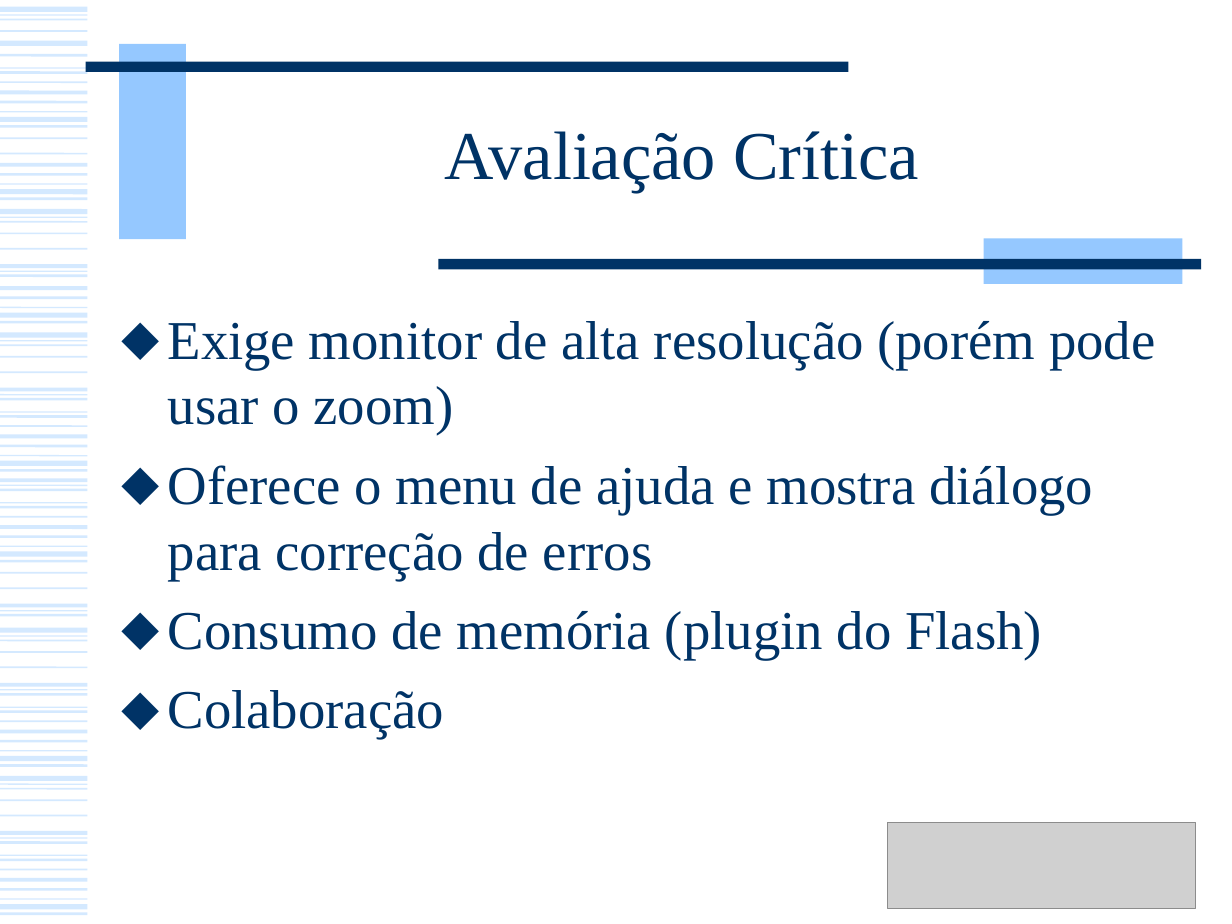
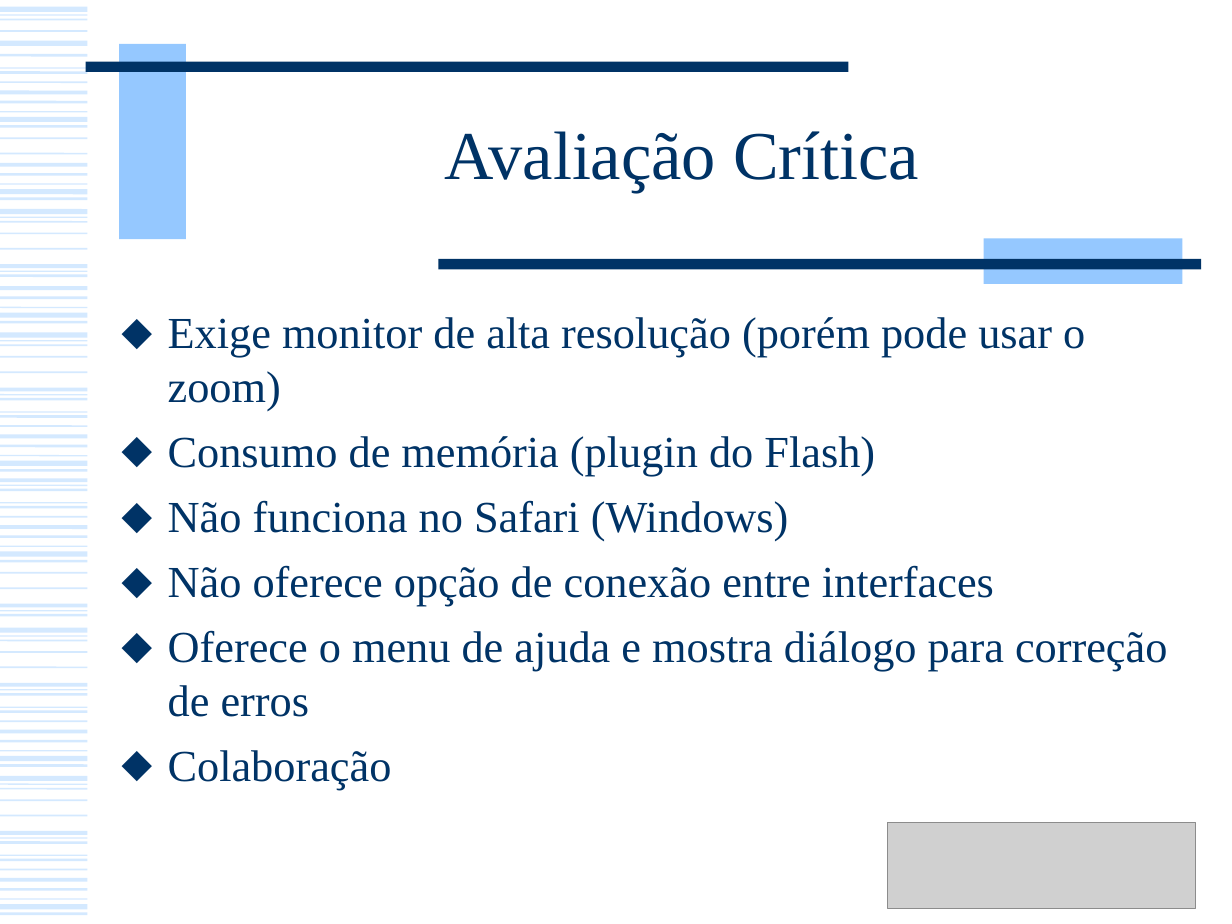
Before and after one commit to andrecurvello/tests-zingarelli, a slide deck: slide 7 of 2-Disciplinas/HCI/Monografia-Ferramenta-Prototipacao/Apresentacao-Cacoo.ppt. Drawn at 1232x924 pixels with LibreOffice and Linux fonts; fonts in the diff are those of the drawing; grey boxes stand for pictures. Boxes give left, top, right and bottom in pixels: in the first picture for what was removed or moved away, otherwise in the second. Text is boxed around its words. In the diff, an @@ line names an element or a change of style, - is before the commit and + after.

```diff
--- a/2-Disciplinas/HCI/Monografia-Ferramenta-Prototipacao/Apresentacao-Cacoo.ppt
+++ b/2-Disciplinas/HCI/Monografia-Ferramenta-Prototipacao/Apresentacao-Cacoo.ppt
@@ text at (x1=168, y1=317, x2=1167, y2=790): size 32 to 25.9 pt in "Exige monitor de alta resolução (porém pode ...", "Oferece o menu de ajuda e mostra ...", "Colaboração"; less space between paragraphs @@
@@ text at (x1=168, y1=436, x2=994, y2=606): paragraphs added @@
+⬥ Consumo de memória (plugin do Flash)
+⬥ Não funciona no Safari (Windows)
+⬥ Não oferece opção de conexão entre interfaces
@@ text at (x1=168, y1=611, x2=1042, y2=660): paragraph removed @@
-⬥ Consumo de memória (plugin do Flash)
```
Also in this commit, not shown: 5 other slides changed, 2 slides added, 4 other files.
